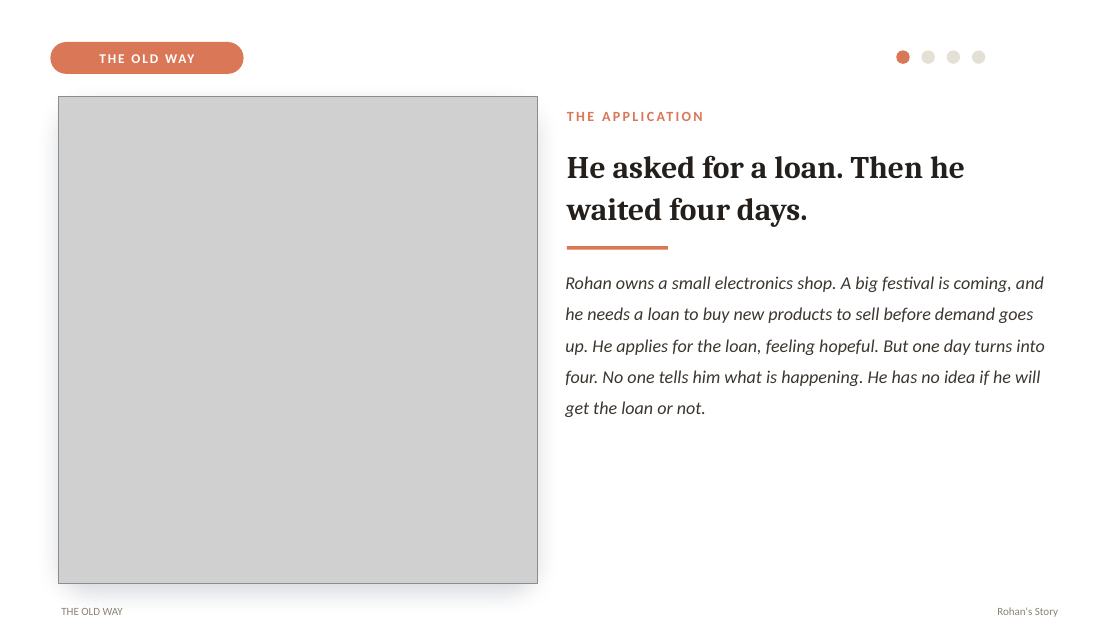
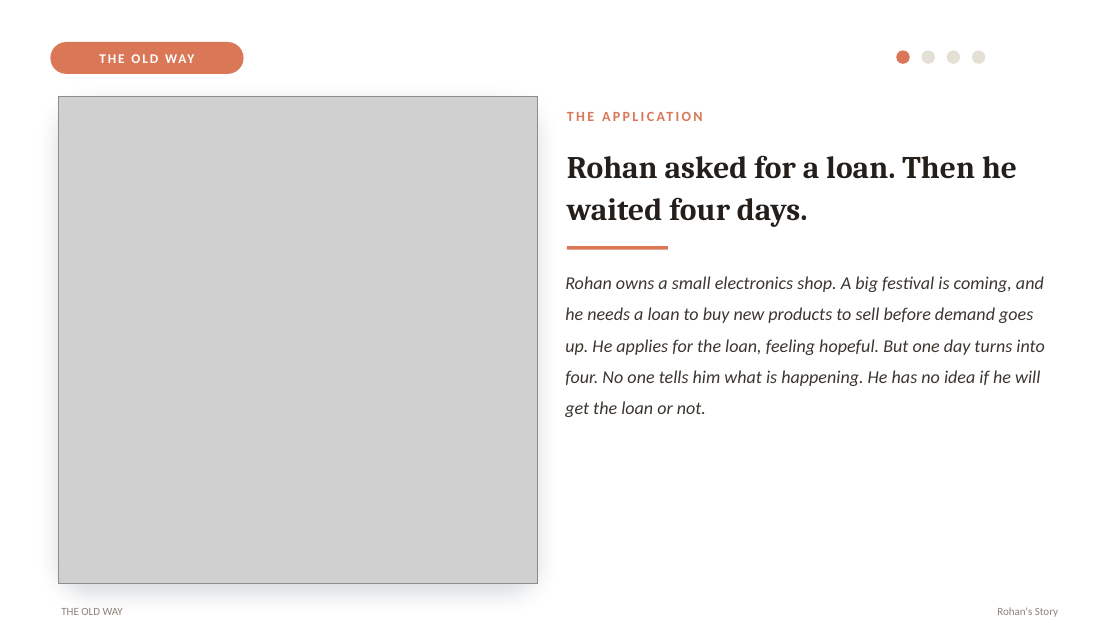
Before and after one commit to Chaurasiyakash0136/EY-Training-2026, a slide deck: slide 2 of Capstone_Project/Credit-Risk-Intelligence-Platform/docs/Project_Documents/Credit_Risk_Platform_Capstone_project.pptx (slide 3 before the commit). Drawn at 1120x630 pixels with LibreOffice and Linux fonts; fonts in the diff are those of the drawing; grey boxes stand for pictures. Boxes give left, top, right and bottom in pixels: in the first picture for what was removed or moved away, otherwise in the second. Text is boxed around its words. In the diff, an @@ line names an element or a change of style, - is before the commit and + after.

Commit message:
adding updated PPT

```diff
--- a/Capstone_Project/Credit-Risk-Intelligence-Platform/docs/Project_Documents/Credit_Risk_Platform_Capstone_project.pptx
+++ b/Capstone_Project/Credit-Risk-Intelligence-Platform/docs/Project_Documents/Credit_Risk_Platform_Capstone_project.pptx
@@ text at (567, 155, 1017, 227): text changed @@
-He asked for a loan. Then he waited four days.
+Rohan asked for a loan. Then he waited four days.
```
Also in this commit, not shown: 1 slide removed.
